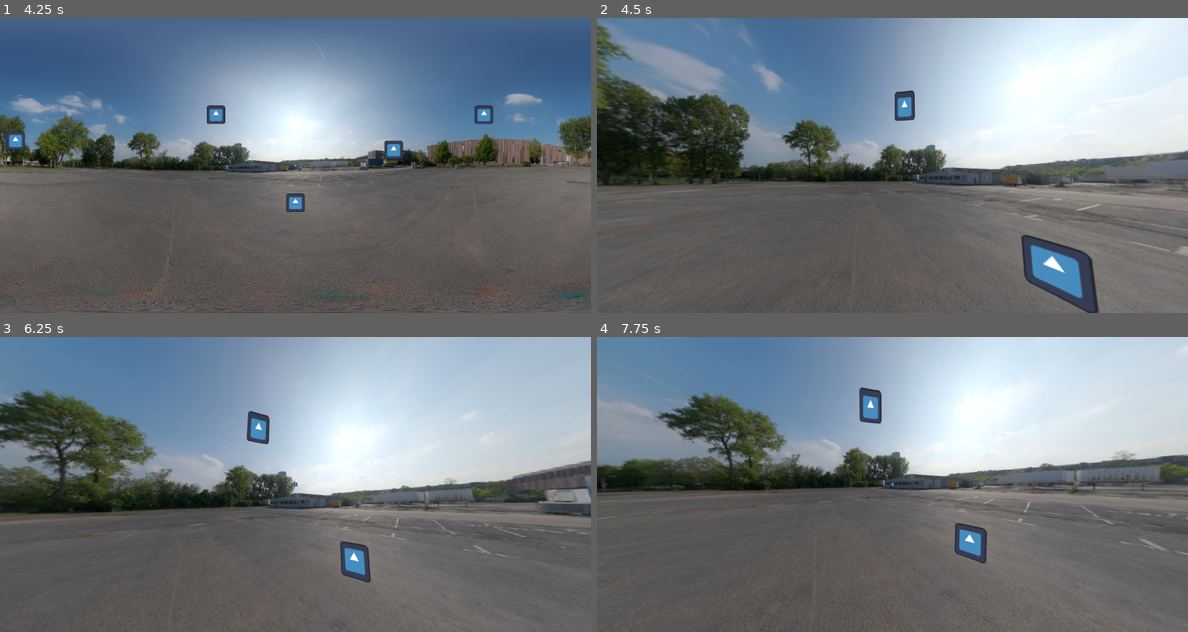
Above: before the commit, frames 1-4 (two rows, left to right).
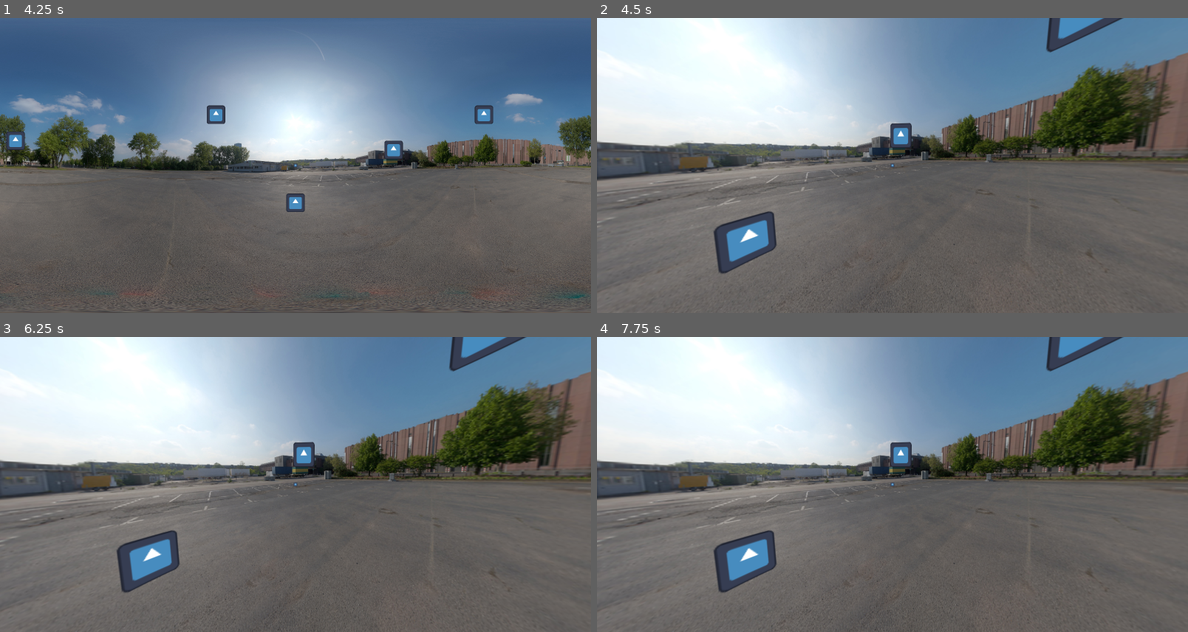
Above: after the commit, the same moments.

Repository: AlexPham0209/fnaf-scrolling-test
Game: Godot game, scene res://src/scenes/scrolling.tscn
Same seed, same stepped clock (60 frames per second), same inputs: the game is played once before the commit and once after it. The project has no main scene, so this scene is started directly. The engine's default icon, where the game draws it, is replaced by a stand-in: a white triangle on a blue panel in a dark square.
Inputs (mouse positions are in pixels of both pictures, inside the frame that each line leads up to):
- Up to frame 1 (4.25 s): tap Enter (ui_accept) at 0.5, 0.77, 1.25, 1.52, 2, 2.75, 3.02, 3.5, 3.77 s; move the mouse to (325, 165) at 0.52 s; move the mouse to (265, 165) at 1.27 s; move the mouse to (307, 159) at 2.02 s; move the mouse to (289, 171) at 2.77 s; move the mouse to (336, 168) at 3.52 s; tap Escape (pause, bound only after the commit) at 4.15 s
- Up to frame 2 (4.5 s): tap Enter (ui_accept) at 4.25 s; move the mouse to (845, 162) at 4.27 s
- Up to frame 3 (6.25 s): tap Enter (ui_accept) at 4.52, 6.02 s; move the mouse to (301, 484) at 5.02 s; move the mouse to (271, 478) at 5.77 s
- Up to frame 4 (7.75 s): move the mouse to (922, 484) at 6.52 s; tap Enter (ui_accept) at 6.77, 7.52 s; move the mouse to (862, 484) at 7.27 s

Frame 1 is identical in both runs. In frame 2, 67% of the frame differs, in the area x 0-100%, y 0-100%; in frame 3, 66%; in frame 4, 62%.

Commit message:
Added paused mode

Diff:
--- a/project.godot
+++ b/project.godot
@@ -21,3 +21,11 @@
 window/size/window_width_override=1024
 window/size/window_height_override=512
 window/stretch/mode="viewport"
+
+[input]
+
+pause={
+"deadzone": 0.2,
+"events": [Object(InputEventKey,"resource_local_to_scene":false,"resource_name":"","device":-1,"window_id":0,"alt_pressed":false,"shift_pressed":false,"ctrl_pressed":false,"meta_pressed":false,"pressed":false,"keycode":0,"physical_keycode":4194305,"key_label":0,"unicode":0,"location":0,"echo":false,"script":null)
+]
+}
--- a/src/scenes/scrolling.tscn
+++ b/src/scenes/scrolling.tscn
@@ -1,5 +1,6 @@
-[gd_scene load_steps=10 format=3 uid="uid://de2qks2le3mm8"]
+[gd_scene load_steps=11 format=3 uid="uid://de2qks2le3mm8"]
 
+[ext_resource type="Script" uid="uid://djp2vcnv412tv" path="res://src/scripts/scrolling.gd" id="1_hruyx"]
 [ext_resource type="Texture2D" uid="uid://dgv514qf6e1c4" path="res://src/assets/360.jpg" id="2_mwc1p"]
 [ext_resource type="PackedScene" uid="uid://p50ayogiuyqc" path="res://src/scenes/interactable.tscn" id="3_mwc1p"]
 [ext_resource type="Texture2D" uid="uid://d365vch0is32f" path="res://src/assets/Animation-0 Direction-0 Frame-0.png" id="3_p08e1"]
@@ -13,6 +14,8 @@
 size = Vector2(12.1429, 13.1429)
 
 [node name="Scrolling" type="Node2D"]
+process_mode = 3
+script = ExtResource("1_hruyx")
 
 [node name="Rooms" type="Node2D" parent="."]
 
--- a/src/scripts/perspective.gd
+++ b/src/scripts/perspective.gd
@@ -17,7 +17,6 @@
 
 	max_longitude = max_longitude * PI/360
 	max_latitude = max_latitude * PI/360
-	Input.mouse_mode = Input.MOUSE_MODE_CAPTURED
 
 	self.material.set_shader_parameter('centerPoint', center)
 	self.material.set_shader_parameter('maxLongitude', max_longitude)
--- /dev/null
+++ b/src/scripts/scrolling.gd
@@ -0,0 +1,11 @@
+extends Node2D
+
+func _init() -> void:
+	Input.mouse_mode = Input.MOUSE_MODE_CAPTURED
+
+func _input(event: InputEvent) -> void:
+	if not event.is_action_pressed('pause'):
+		return
+
+	get_tree().paused = not get_tree().paused
+	Input.mouse_mode = Input.MOUSE_MODE_VISIBLE if get_tree().paused else Input.MOUSE_MODE_CAPTURED
Not shown, added: src/scripts/scrolling.gd.uid
